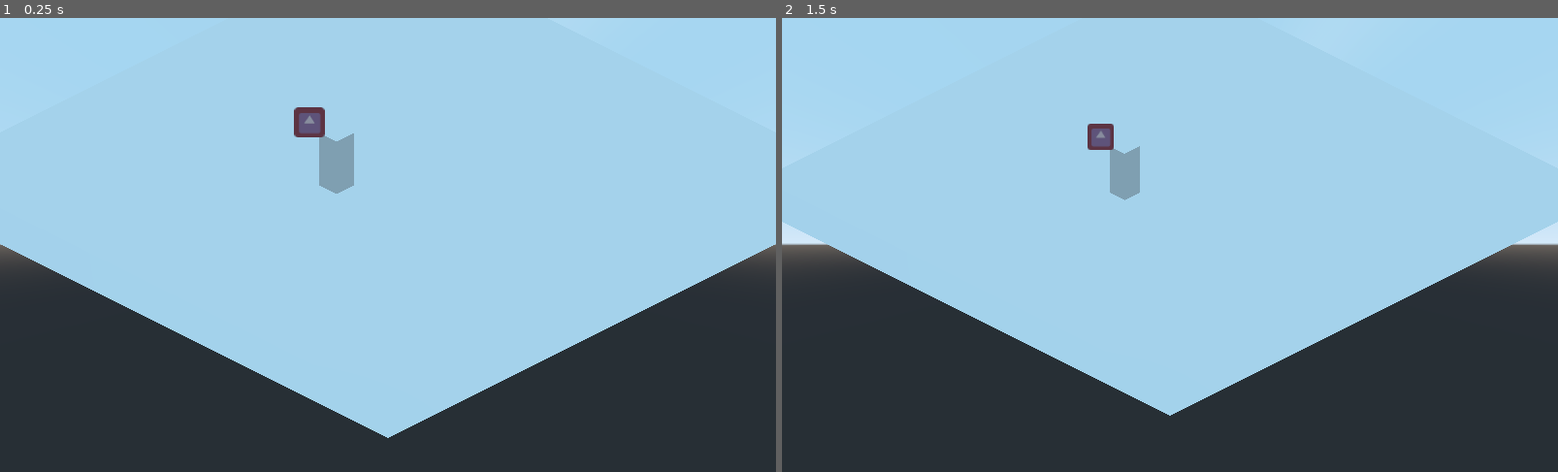
Above: before the commit, frames 1-2 (left to right).
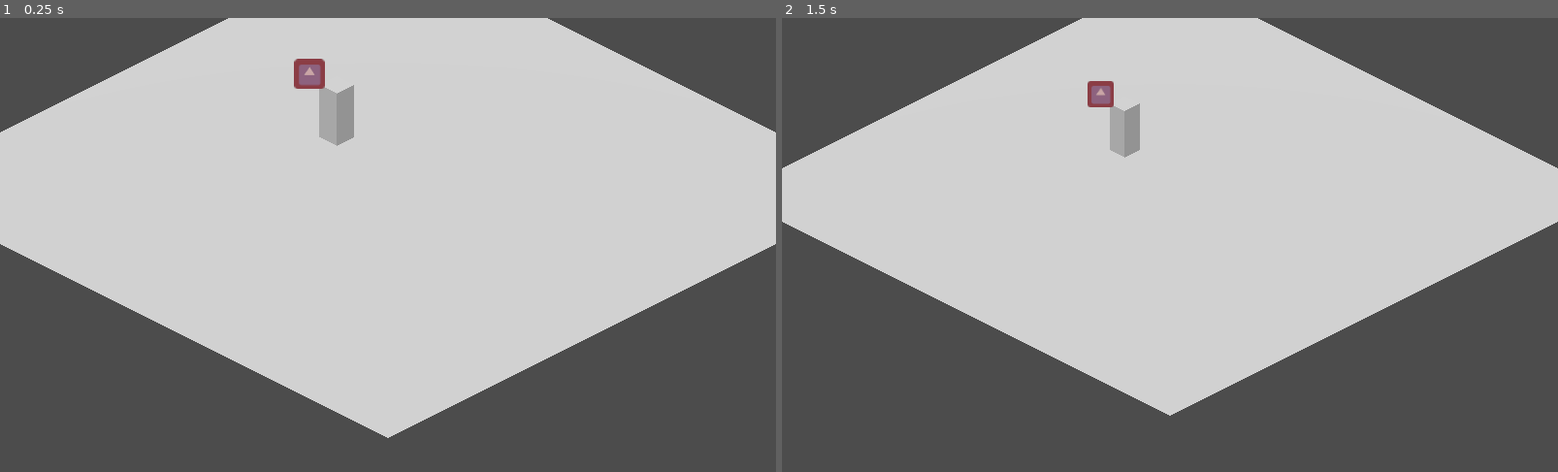
Above: after the commit, the same moments.

Repository: lsroa/growth-jam
Game: Godot game, scene res://Scenes/Main.tscn
Same seed, same stepped clock (60 frames per second), same inputs: the game is played once before the commit and once after it. The engine's default icon, where the game draws it, is replaced by a stand-in: a white triangle on a blue panel in a dark square.
Inputs (mouse positions are in pixels of both pictures, inside the frame that each line leads up to):
- Up to frame 1 (0.25 s): no input
- Up to frame 2 (1.5 s): tap Enter at 0.5 s; move the mouse to (1340, 222) at 0.52 s; tap Mouse wheel up (zoom_in) at 0.6 s; click (1340, 222) at 0.67 s; tap Space at 1.25 s; move the mouse to (1014, 267) at 1.27 s; tap Mouse wheel down (zoom_out) at 1.35 s; click (1014, 267) at 1.42 s

The runs differ from the first frame. In frame 1, 100% of the frame differs, in the area x 0-100%, y 0-100%; in frame 2, 99%.

Commit message:
refactor(resources): Group gui

Diff:
--- a/Scenes/Main.tscn
+++ b/Scenes/Main.tscn
@@ -1,19 +1,24 @@
-[gd_scene load_steps=5 format=2]
+[gd_scene load_steps=6 format=2]
 
-[ext_resource path="res://Scenes/Spatial.tscn" type="PackedScene" id=1]
+[ext_resource path="res://Scenes/Resource.tscn" type="PackedScene" id=1]
 [ext_resource path="res://src/Scripts/Main.gd" type="Script" id=2]
 [ext_resource path="res://src/Scripts/Camera.gd" type="Script" id=3]
 
+[sub_resource type="Environment" id=4]
+dof_blur_far_distance = 18.45
+dof_blur_far_transition = 1.47
+
 [sub_resource type="PlaneMesh" id=3]
 
-[node name="Spatial" type="Spatial"]
+[node name="Resource" type="Spatial"]
 script = ExtResource( 2 )
 
 [node name="SequenceUI" parent="." instance=ExtResource( 1 )]
-transform = Transform( 1, 0, 0, 0, 0.999999, 0, 0, 0, 1, -1.40908, 0.0907857, 1.89414 )
+transform = Transform( 1, 0, 0, 0, 0.999999, 0, 0, 0, 1, -1.40908, 1.93538, 1.89414 )
 
 [node name="Camera" type="Camera" parent="."]
 transform = Transform( 0.707107, -0.353553, 0.612372, 0, 0.866025, 0.5, -0.707107, -0.353553, 0.612372, 10, 6, 10 )
+environment = SubResource( 4 )
 projection = 1
 size = 15.0
 script = ExtResource( 3 )
@@ -24,3 +29,7 @@
 transform = Transform( 11.6823, 0, 0, 0, 11.6823, 0, 0, 0, 11.6823, 0, 0, 0 )
 mesh = SubResource( 3 )
 material/0 = null
+
+[node name="DirectionalLight" type="DirectionalLight" parent="."]
+transform = Transform( 0.795336, -0.483592, 0.365486, 0, 0.602943, 0.797784, -0.606169, -0.634506, 0.479543, 0, 6.8879, 0 )
+light_energy = 0.8
--- a/Scenes/Spatial.tscn
+++ b/Scenes/Resource.tscn
@@ -23,18 +23,23 @@
 [node name="Building" type="MeshInstance" parent="."]
 transform = Transform( 0.401579, 0, 0, 0, 1, 0, 0, 0, 0.401579, 0.56275, 1.29999, -0.344015 )
 mesh = SubResource( 5 )
-skeleton = NodePath("../GUI")
+skeleton = NodePath("../GUI/Render")
 material/0 = null
 
-[node name="GUI" type="MeshInstance" parent="."]
+[node name="GUI" type="Spatial" parent="."]
 transform = Transform( 1, 0, 0, 0, 1, 0, 0, 0, 1, 0, 2.7653, 0.366371 )
+__meta__ = {
+"_edit_group_": true
+}
+
+[node name="Render" type="MeshInstance" parent="GUI"]
 mesh = SubResource( 3 )
+skeleton = NodePath("../..")
 material/0 = SubResource( 6 )
 
-[node name="Area" type="Area" parent="."]
-transform = Transform( 1, 0, 0, 0, 1, 0, 0, 0, 1, 0, 2.7653, 0.366371 )
+[node name="Area" type="Area" parent="GUI"]
 
-[node name="CollisionShape" type="CollisionShape" parent="Area"]
+[node name="CollisionShape" type="CollisionShape" parent="GUI/Area"]
 shape = SubResource( 1 )
 
-[connection signal="input_event" from="Area" to="." method="_on_Area_input_event"]
+[connection signal="input_event" from="GUI/Area" to="." method="_on_Area_input_event"]
Empty file removed: flash.shader
